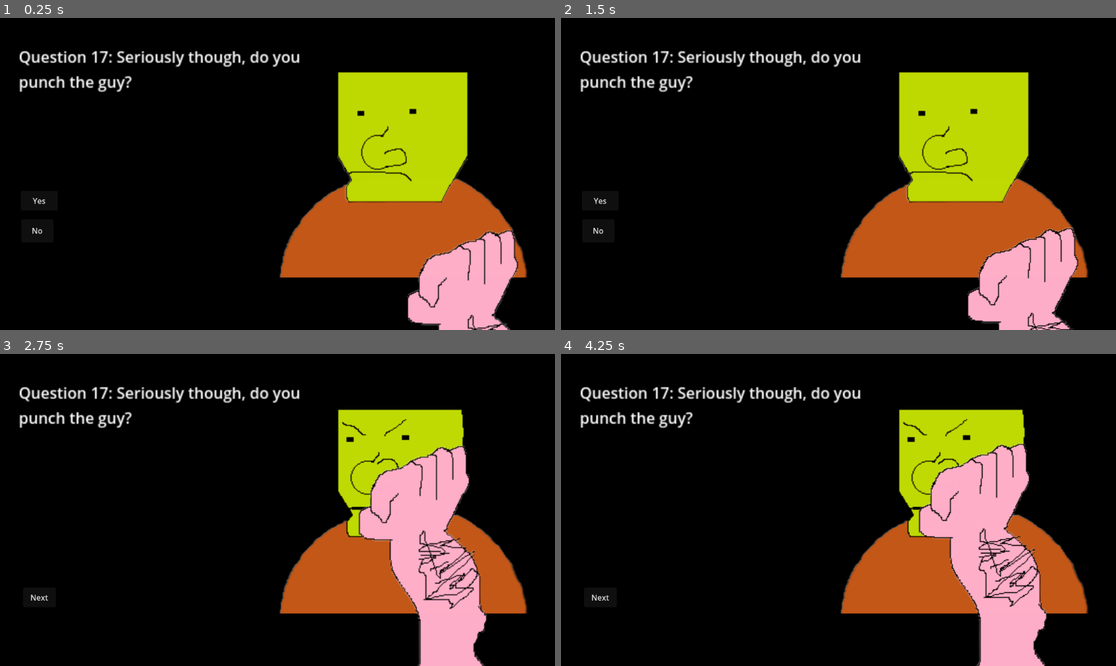
Above: before the commit, frames 1-4 (two rows, left to right).
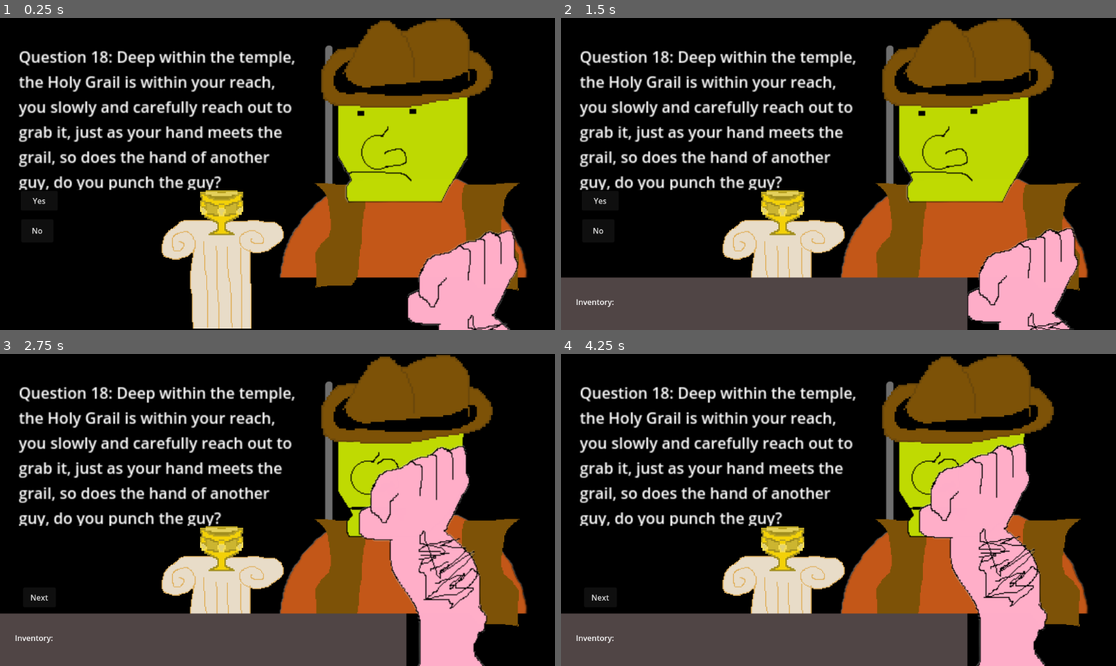
Above: after the commit, the same moments.

Repository: Do-You-Punch-The-Guy-Studios/do-you-punch-the-guy
Game: Godot game, scene res://scenes/the_guy_root_scene.tscn
Same seed, same stepped clock (60 frames per second), same inputs: the game is played once before the commit and once after it.
Inputs:
- Up to frame 1 (0.25 s): no input
- Up to frame 2 (1.5 s): click "Yes" at 0.5 s; click "Next" at 1.25 s
- Up to frame 3 (2.75 s): click "Yes" at 2 s
- Up to frame 4 (4.25 s): click "Next" at 2.75 s; click "Yes" at 3.5 s

The runs differ from the first frame. In frame 1, 22% of the frame differs, in the area x 3-94%, y 0-100%; in frame 2, 32%; in frame 3, 33%; in frame 4, 33%, in the area x 0-94%, y 0-100%.
Error after the commit: Invalid access to property or key 'HOLYGRAIL' on a base object of type 'Dictionary'. (res://scenes/shared-scenes/player_inventory.gd:35)

Commit message:
18, except the inventory system cant handle the holy grail

Diff:
--- a/code/do-you-punch-the-guy-main.gd
+++ b/code/do-you-punch-the-guy-main.gd
@@ -38,6 +38,7 @@
 	"question15":preload("res://scenes/question15.tscn"),
 	"question16":preload("res://scenes/question16.tscn"),
 	"question17":preload("res://scenes/question17.tscn"),
+	"question18":preload("res://scenes/question18.tscn"),
 	};
 @onready var yesButton = $YesButton;
 @onready var noButton = $NoButton;
@@ -106,7 +107,7 @@
 	currentQuestionIndex = nextQuestionIndex
 	nextQuestionIndex = questionIndexes.back()
 	questionIndexes.pop_back()
-	currentQuestionIndex =17;
+	currentQuestionIndex =18;
 	currentQuestion = questionInfo[str(currentQuestionIndex)];
 	if(currentQuestionIndex > 1):
 		self.add_child(questionScenes["question" + str(currentQuestionIndex)].instantiate())
--- a/data/questions.json
+++ b/data/questions.json
@@ -227,11 +227,15 @@
 	},
 	"18": {
 		"question":"Deep within the temple, the Holy Grail is within your reach, you slowly and carefully reach out to grab it, just as your hand meets the grail, so does the hand of another guy, do you punch the guy?",
-		"yes": true,
-		"no": true,
+		"isLong": true,
+		"yes": true,
+		"no": true,
+		"option3": false,
 		"yesTags":["ASSHOLE", "WIN"],
 		"noTags":["LOSE"],
-		"onYes": {"inventory": "HOLYGRAIL"},
+		"onQuestion": false,
+		"onYes": {"inventory": "HOLYGRAIL", "setTimer": false, "animate": false},
+		"onNo": false,
 		"isActive": true
 	},
 	"19": {
--- /dev/null
+++ b/scenes/question18.tscn
@@ -0,0 +1,38 @@
+[gd_scene load_steps=5 format=3 uid="uid://boihbky25hgbi"]
+
+[ext_resource type="Texture2D" uid="uid://db13radvlavuq" path="res://assets/question18/adventurerHat.png" id="1_in4tr"]
+[ext_resource type="Texture2D" uid="uid://dafbavpocsp5" path="res://assets/question18/HolyGrail.png" id="2_t6y12"]
+[ext_resource type="Texture2D" uid="uid://bakq6sjqhqid6" path="res://assets/question18/Plinth.png" id="3_4p2he"]
+[ext_resource type="Texture2D" uid="uid://c8ujmi2nvq5nl" path="res://assets/question18/VestHalf.png" id="4_666si"]
+
+[node name="Question18" type="Node2D"]
+position = Vector2(306, 177)
+
+[node name="AdventurerHat" type="Sprite2D" parent="."]
+z_index = 3
+position = Vector2(614, 61)
+scale = Vector2(1.2233334, 1.1566666)
+texture = ExtResource("1_in4tr")
+
+[node name="HolyGrail" type="Sprite2D" parent="."]
+z_index = 3
+position = Vector2(154, 226)
+texture = ExtResource("2_t6y12")
+
+[node name="Plinth" type="Sprite2D" parent="."]
+position = Vector2(171, 277)
+scale = Vector2(0.655, 0.63666666)
+texture = ExtResource("3_4p2he")
+
+[node name="VestHalf" type="Sprite2D" parent="."]
+z_index = 1
+position = Vector2(490, 255)
+scale = Vector2(0.62833333, 0.5033333)
+texture = ExtResource("4_666si")
+
+[node name="VestHalf2" type="Sprite2D" parent="."]
+z_index = 1
+position = Vector2(610.00006, 257)
+scale = Vector2(0.7150001, 0.5166667)
+texture = ExtResource("4_666si")
+flip_h = true
Binary file added: assets/question18/HolyGrail.png
Not shown, added: assets/question18/HolyGrail.png.import
Binary file added: assets/question18/Plinth.png
Not shown, added: assets/question18/Plinth.png.import
Binary file added: assets/question18/VestHalf.png
Not shown, added: assets/question18/VestHalf.png.import
Binary file added: assets/question18/adventurerHat.png
Not shown, added: assets/question18/adventurerHat.png.import
